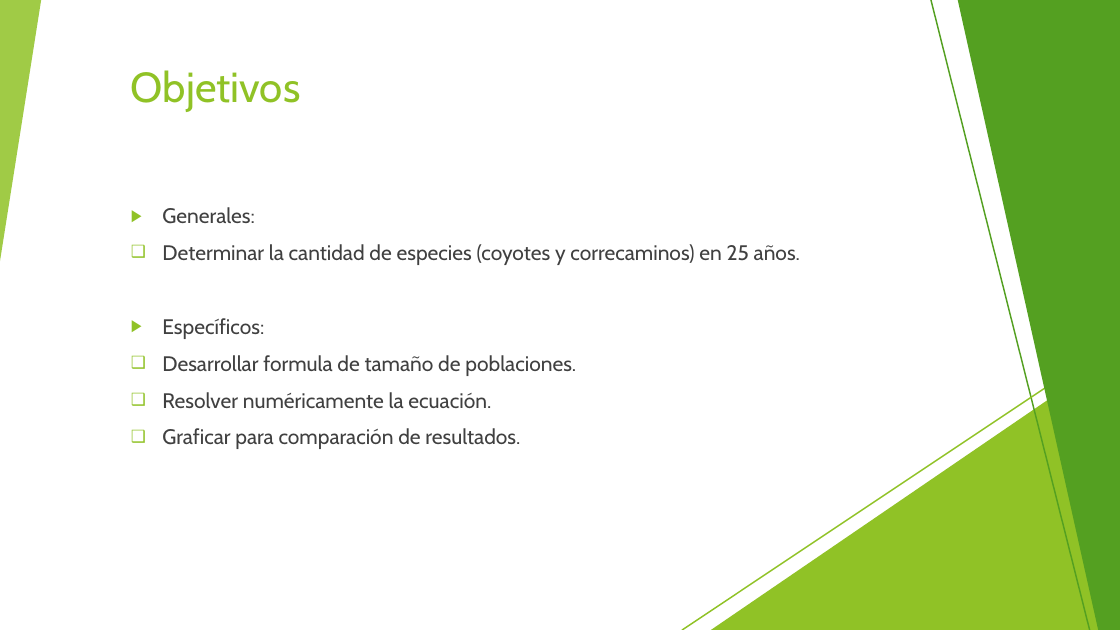
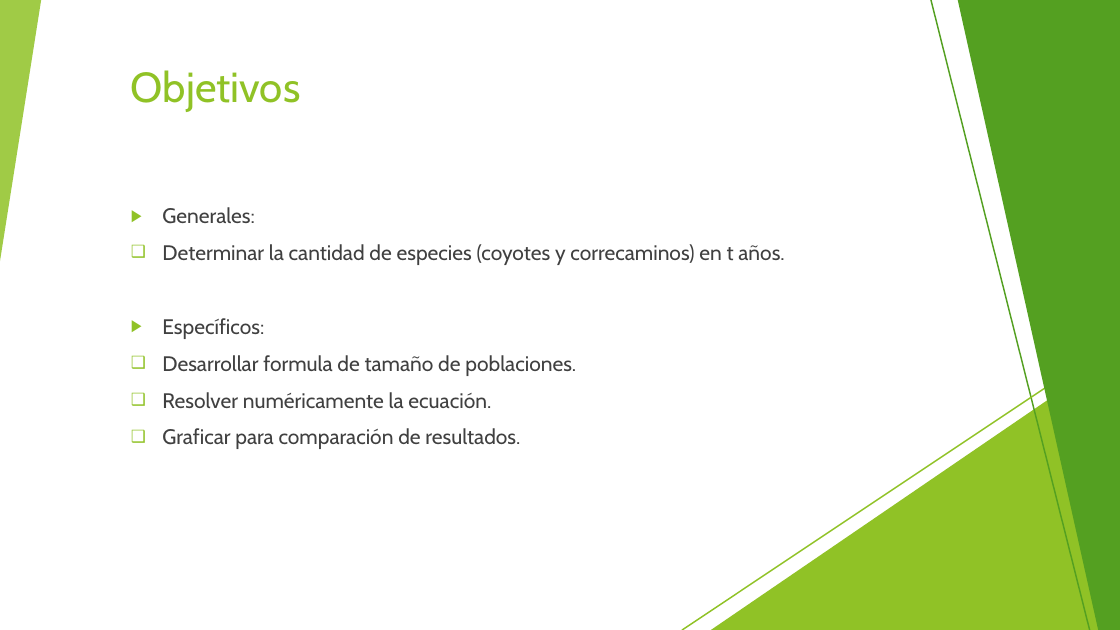
Before and after one commit to javierpreciado9/proyecto_modulo3, a slide deck: slide 3 of ProyectoModulo3_MendozaE1_PreciadoJ2.pptx. Drawn at 1120x630 pixels with LibreOffice and Linux fonts; fonts in the diff are those of the drawing. Boxes give left, top, right and bottom in pixels: in the first picture for what was removed or moved away, otherwise in the second. Text is boxed around its words. In the diff, an @@ line names an element or a change of style, - is before the commit and + after.

```diff
--- a/ProyectoModulo3_MendozaE1_PreciadoJ2.pptx
+++ b/ProyectoModulo3_MendozaE1_PreciadoJ2.pptx
@@ text at box(162, 244, 784, 265): text changed @@
-❑ Determinar la cantidad de especies (coyotes y correcaminos) en 25 años.
+❑ Determinar la cantidad de especies (coyotes y correcaminos) en t años.
```
Also in this commit, not shown: 1 other slide changed, 1 slide added, 1 slide removed, 1 other file.
